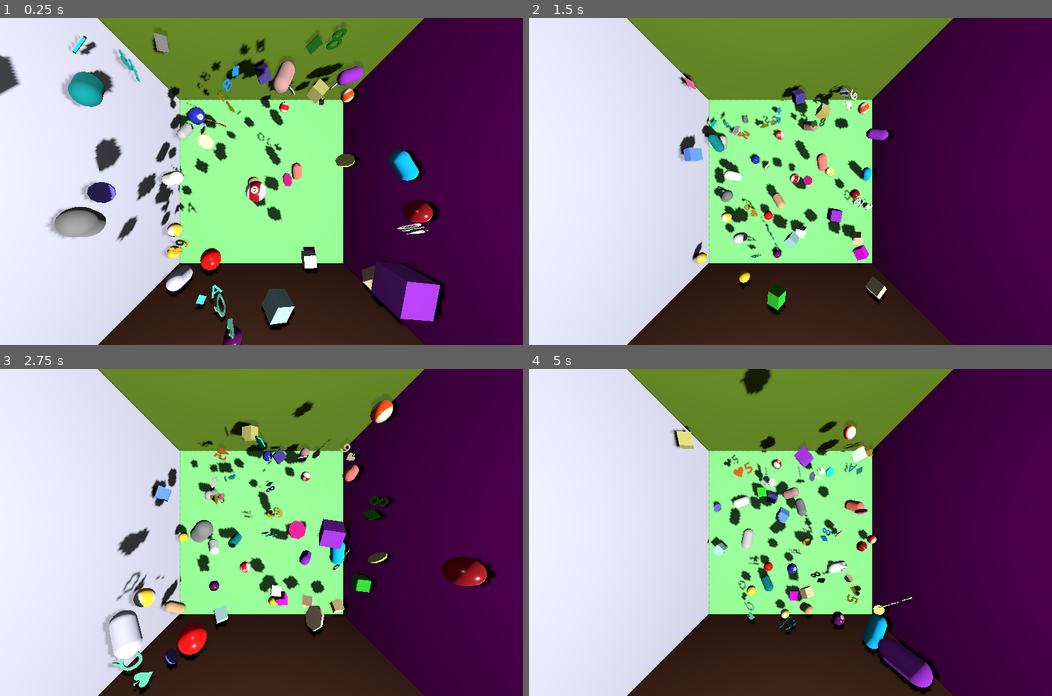
Above: before the commit, frames 1-4 (two rows, left to right).
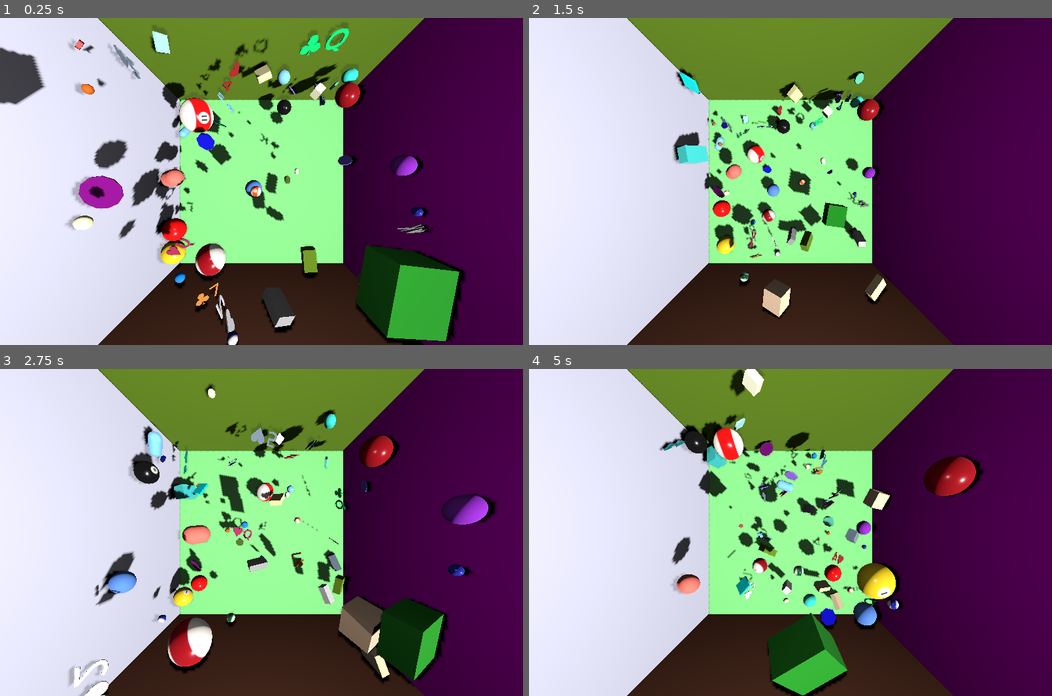
Above: after the commit, the same moments.

Repository: kasworld/gd4bounce
Game: Godot game, scene res://main.tscn
Two runs of this game, one before a commit and one after it. Both use one fixed random seed, a clock stepped at 60 frames per second and the inputs below.
Inputs (mouse positions are in pixels of both pictures, inside the frame that each line leads up to):
- Up to frame 1 (0.25 s): no input
- Up to frame 2 (1.5 s): tap Enter at 0.5 s; move the mouse to (905, 165) at 0.52 s; click (905, 165) at 0.67 s; move the mouse to (685, 197) at 1.27 s; click (685, 197) at 1.42 s
- Up to frame 3 (2.75 s): move the mouse to (313, 460) at 2.02 s; click (313, 460) at 2.17 s
- Up to frame 4 (5 s): move the mouse to (764, 597) at 2.77 s; click (764, 597) at 2.92 s; move the mouse to (947, 581) at 3.52 s; click (947, 581) at 3.67 s; move the mouse to (633, 483) at 4.27 s; click (633, 483) at 4.42 s

The runs differ from the first frame. In frame 1, 18% of the frame differs, in the area x 0-89%, y 1-100%; in frame 2, 7.7%; in frame 3, 20%, in the area x 13-95%, y 4-100%; in frame 4, 16%.

Commit message:
add variation functions

Diff:
--- a/ball.gd
+++ b/ball.gd
@@ -23,9 +23,14 @@
 func set_material(mat :Material) -> Ball:
 	$MeshInstance3D.mesh.material = mat
 	$MeshInstance3D.mesh.material.clearcoat_enabled = true
-
 	return self
 
 func set_color(co :Color) -> Ball:
 	$MeshInstance3D.mesh.material.albedo_color = co
 	return self
+
+func set_radius(r :float) -> Ball:
+	$MeshInstance3D.mesh.radius = r
+	$MeshInstance3D.mesh.height = r*2
+	$CollisionShape3D.shape.radius = r
+	return self
--- a/ball.tscn
+++ b/ball.tscn
@@ -1,7 +1,6 @@
 [gd_scene load_steps=6 format=3 uid="uid://bbi5m3y455bq4"]
 
 [ext_resource type="Script" uid="uid://dofyafqd7rbee" path="res://ball.gd" id="1_x8fbi"]
-[ext_resource type="Material" uid="uid://b0vcif0nsryc" path="res://BallTexture/ball14.tres" id="2_41u45"]
 
 [sub_resource type="PhysicsMaterial" id="PhysicsMaterial_x8fbi"]
 resource_local_to_scene = true
@@ -11,9 +10,11 @@
 [sub_resource type="SphereShape3D" id="SphereShape3D_x8fbi"]
 resource_local_to_scene = true
 
+[sub_resource type="StandardMaterial3D" id="StandardMaterial3D_x8fbi"]
+
 [sub_resource type="SphereMesh" id="SphereMesh_ktgx5"]
 resource_local_to_scene = true
-material = ExtResource("2_41u45")
+material = SubResource("StandardMaterial3D_x8fbi")
 
 [node name="Ball" type="RigidBody3D"]
 physics_material_override = SubResource("PhysicsMaterial_x8fbi")
--- a/capsule.gd
+++ b/capsule.gd
@@ -5,3 +5,10 @@
 func set_color(co :Color) -> Capsule:
 	$MeshInstance3D.mesh.material.albedo_color = co
 	return self
+
+func set_radius_height(r :float, h:float) -> Capsule:
+	$MeshInstance3D.mesh.radius = r
+	$MeshInstance3D.mesh.height = h
+	$CollisionShape3D.shape.radius = r
+	$CollisionShape3D.shape.height = h
+	return self
--- a/coin.gd
+++ b/coin.gd
@@ -9,3 +9,11 @@
 func set_color(co :Color) -> Coin:
 	$MeshInstance3D.mesh.material.albedo_color = co
 	return self
+
+func set_radius_height(r :float, h:float) -> Coin:
+	$MeshInstance3D.mesh.top_radius = r
+	$MeshInstance3D.mesh.bottom_radius = r
+	$MeshInstance3D.mesh.height = h
+	$CollisionShape3D.shape.radius = r
+	$CollisionShape3D.shape.height = h
+	return self
--- a/dice.gd
+++ b/dice.gd
@@ -5,3 +5,8 @@
 func set_color(co :Color) -> Dice:
 	$MeshInstance3D.mesh.material.albedo_color = co
 	return self
+
+func set_size(v3 :Vector3) -> Dice:
+	$MeshInstance3D.mesh.size = v3
+	$CollisionShape3D.shape.size = v3
+	return self
--- a/main.gd
+++ b/main.gd
@@ -5,22 +5,28 @@
 	var n = 10
 
 	for i in n:
-		var rtn = preload("res://ball.tscn").instantiate().set_material(Ball.tex_array.pick_random())
+		var rtn = preload("res://ball.tscn").instantiate().set_material(Ball.tex_array.pick_random()).set_radius(randf_range(0.2,1))
 		rand_pos_rot(rtn)
 		add_child(rtn)
 
 	for i in n:
-		var rtn = preload("res://capsule.tscn").instantiate().set_color(NamedColorList.color_list.pick_random()[0])
+		var rtn = preload("res://capsule.tscn").instantiate().set_color(NamedColorList.color_list.pick_random()[0]).set_radius_height(
+			randf_range(0.2,1), randf_range(0.4,2),
+		)
 		rand_pos_rot(rtn)
 		add_child(rtn)
 
 	for i in n:
-		var rtn = preload("res://coin.tscn").instantiate().init( i%8 +4).set_color(NamedColorList.color_list.pick_random()[0])
+		var rtn = preload("res://coin.tscn").instantiate().init( i%8 +4).set_color(NamedColorList.color_list.pick_random()[0]).set_radius_height(
+			randf_range(0.2,1), randf_range(0.04,0.2),
+		)
 		rand_pos_rot(rtn)
 		add_child(rtn)
 
 	for i in n:
-		var rtn = preload("res://dice.tscn").instantiate().set_color(NamedColorList.color_list.pick_random()[0])
+		var rtn = preload("res://dice.tscn").instantiate().set_color(NamedColorList.color_list.pick_random()[0]).set_size(
+			Vector3( randf_range(0.4,2),randf_range(0.4,2),randf_range(0.4,2) )
+		)
 		rand_pos_rot(rtn)
 		add_child(rtn)
 
